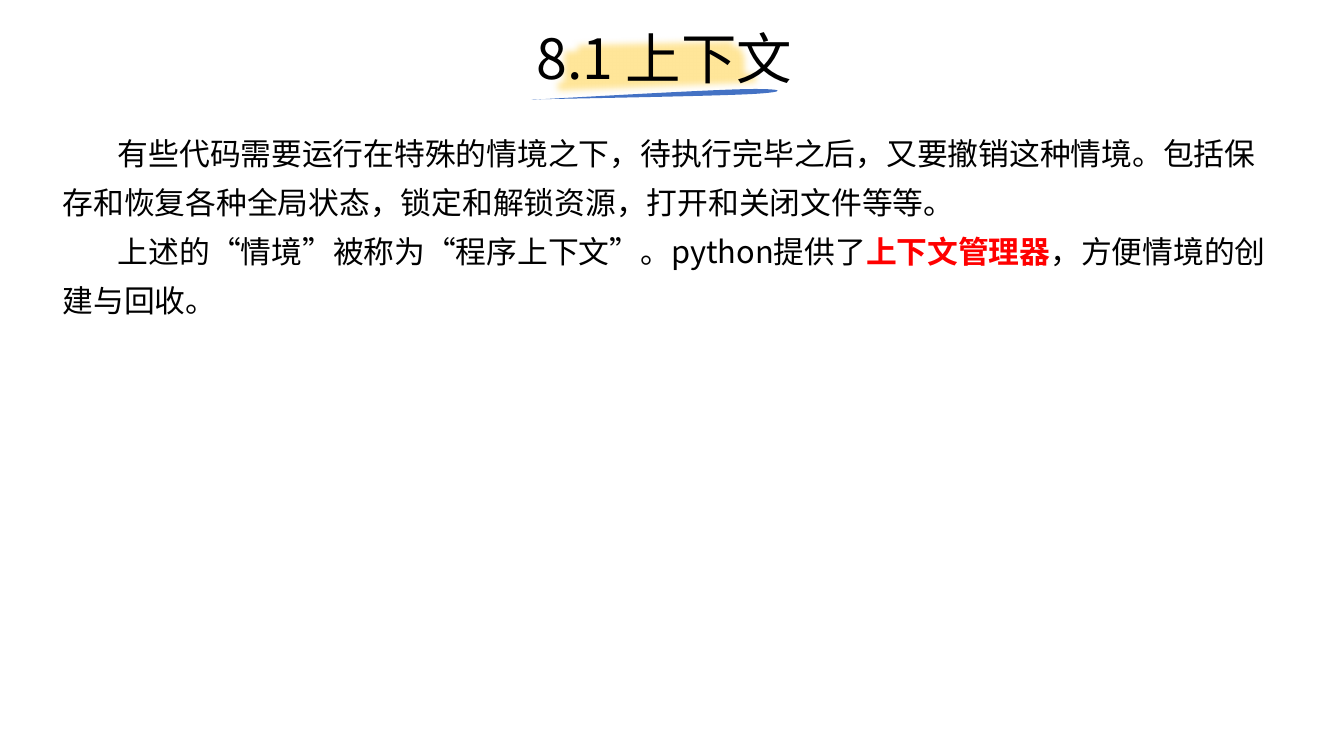
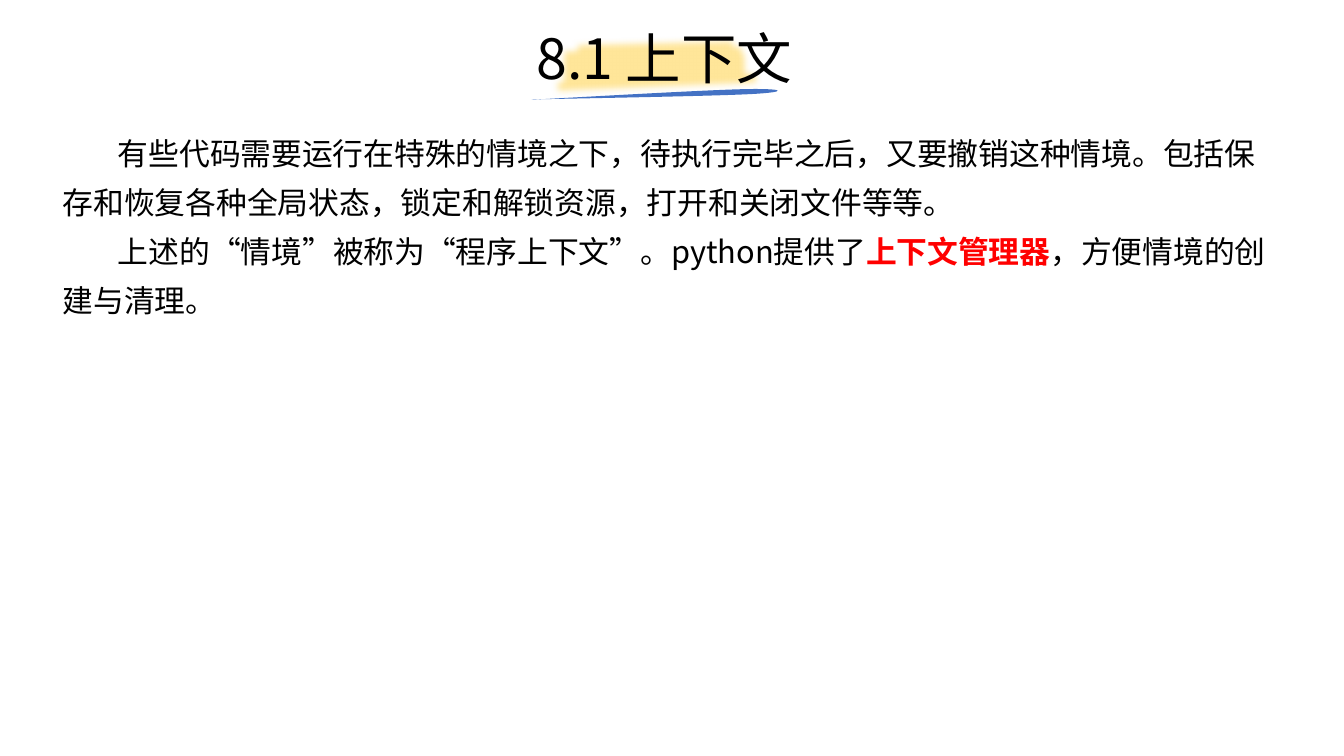
Before and after one commit to yiwenliu/CorePython, a slide deck: slide 63 of PPT/CorePython.pptx. Drawn at 1344x756 pixels with LibreOffice and Linux fonts; fonts in the diff are those of the drawing. Boxes give left, top, right and bottom in pixels: in the first picture for what was removed or moved away, otherwise in the second. Text is boxed around its words. In the diff, an @@ line names an element or a change of style, - is before the commit and + after.

```diff
--- a/PPT/CorePython.pptx
+++ b/PPT/CorePython.pptx
@@ text at (63,236,1266,315): text changed @@
-上述的“情境”被称为“程序上下文”。python提供了上下文管理器，方便情境的创建与回收。
+上述的“情境”被称为“程序上下文”。python提供了上下文管理器，方便情境的创建与清理。
```
Also in this commit, not shown: 5 other slides changed, 3 slides added, 3 other files.
